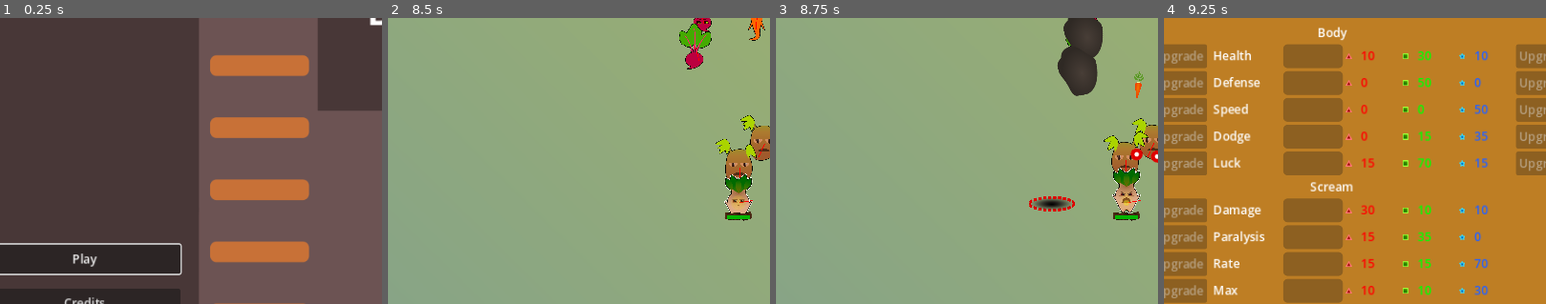
Above: before the commit, frames 1-4 (left to right).
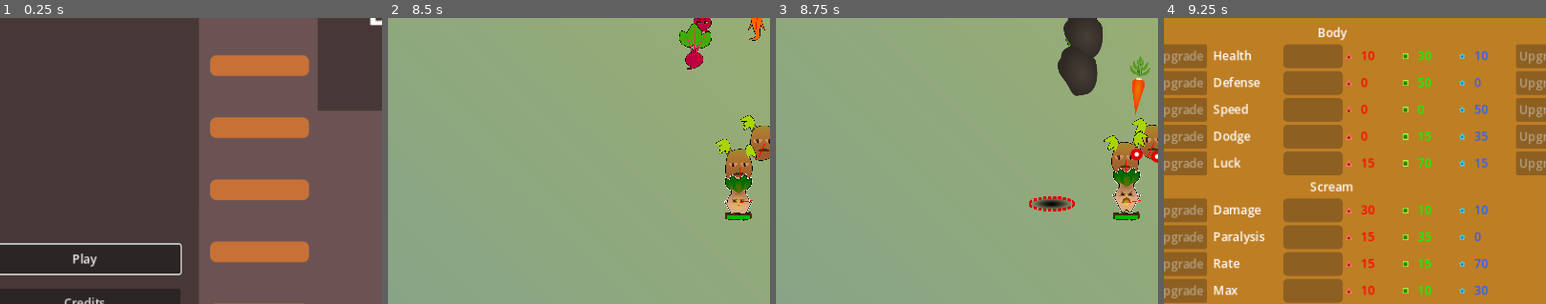
Above: after the commit, the same moments.

Repository: Zereijin/GGJ2023
Game: Godot game, scene res://main_menu/main_menu.tscn
Same seed, same stepped clock (60 frames per second), same inputs: the game is played once before the commit and once after it.
Inputs (mouse positions are % of the whole screen's width and height, from its top left):
- Up to frame 1 (0.25 s): no input
- Up to frame 2 (8.5 s): click "Play" at 0.5 s; tap Enter at 1.25, 5, 6.5 s; move the mouse to (72, 45) at 1.27 s; press the mouse at (72, 45) at 1.28 s; hold D (right) 1.28-2 s; tap Space (shop) at 1.52, 3.02, 3.5, 4.52, 5.27, 5.75, 6.02, 7.25, 7.52, 8.27 s; release the mouse at (72, 45) at 2 s; click "Leave Shop" at 2 s; move the mouse to (30, 55) at 2.77 s; hold S (down) 2.78-3.53 s; click (30, 55) at 2.85 s; move the mouse to (60, 28) at 3.52 s; press the mouse at (60, 28) at 3.53 s; hold D (right) 3.53-4.28 s; move the mouse to (45, 70) at 4.27 s; release the mouse at (45, 70) at 4.28 s; hold W (up) 4.28-5.03 s; click (45, 70) at 4.35 s; move the mouse to (80, 65) at 5.02 s; press the mouse at (80, 65) at 5.03 s; hold A (left) 5.03-6.53 s; move the mouse to (20, 35) at 5.77 s; release the mouse at (20, 35) at 5.78 s; click (20, 35) at 5.85 s; move the mouse to (55, 50) at 6.52 s; press the mouse at (55, 50) at 6.53 s; hold S (down) 6.53-7.28 s; move the mouse to (35, 25) at 7.27 s; release the mouse at (35, 25) at 7.28 s; hold D (right) 7.28-8.03 s; click (35, 25) at 7.35 s; move the mouse to (72, 45) at 8.02 s; press the mouse at (72, 45) at 8.03 s; hold W (up) from 8.03 s (still down)
- Up to frame 3 (8.75 s): keep holding W (up)
- Up to frame 4 (9.25 s): move the mouse to (30, 55) at 8.77 s; release W (up) at 8.78 s; release the mouse at (30, 55) at 8.78 s; hold D (right) from 8.78 s (still down); click (30, 55) at 8.85 s; tap Space (shop) at 9.02 s
The pictures show only the part of the screen within x 4-54%, y 18-68%; the shares and areas given below are measured in that part.

Frames 1-2 are identical in both runs. In frame 3, 0.4% of the frame differs, in the area x 92-98%, y 13-34%; in frame 4, nothing differs.

Commit message:
Double carrot projectile size

Diff:
--- a/game/enemy/carrot/projectile.tscn
+++ b/game/enemy/carrot/projectile.tscn
@@ -5,12 +5,10 @@
 [ext_resource type="Texture2D" uid="uid://7wp4m0vo4iky" path="res://game/enemy/carrot/sprites/carrot_projectile.png" id="2_el6di"]
 
 [sub_resource type="CapsuleShape2D" id="CapsuleShape2D_juglu"]
-radius = 5.0
-height = 35.0
+height = 70.0
 
 [sub_resource type="CapsuleShape2D" id="CapsuleShape2D_78atj"]
-radius = 5.0
-height = 35.0
+height = 70.0
 
 [node name="Projectile" instance=ExtResource("1_iy46j")]
 collision_mask = 16
@@ -19,7 +17,7 @@
 
 [node name="Sprite" parent="." index="0"]
 rotation = -1.5708
-scale = Vector2(0.1, 0.1)
+scale = Vector2(0.2, 0.2)
 texture = ExtResource("2_el6di")
 
 [node name="CollisionShape" parent="." index="1"]
